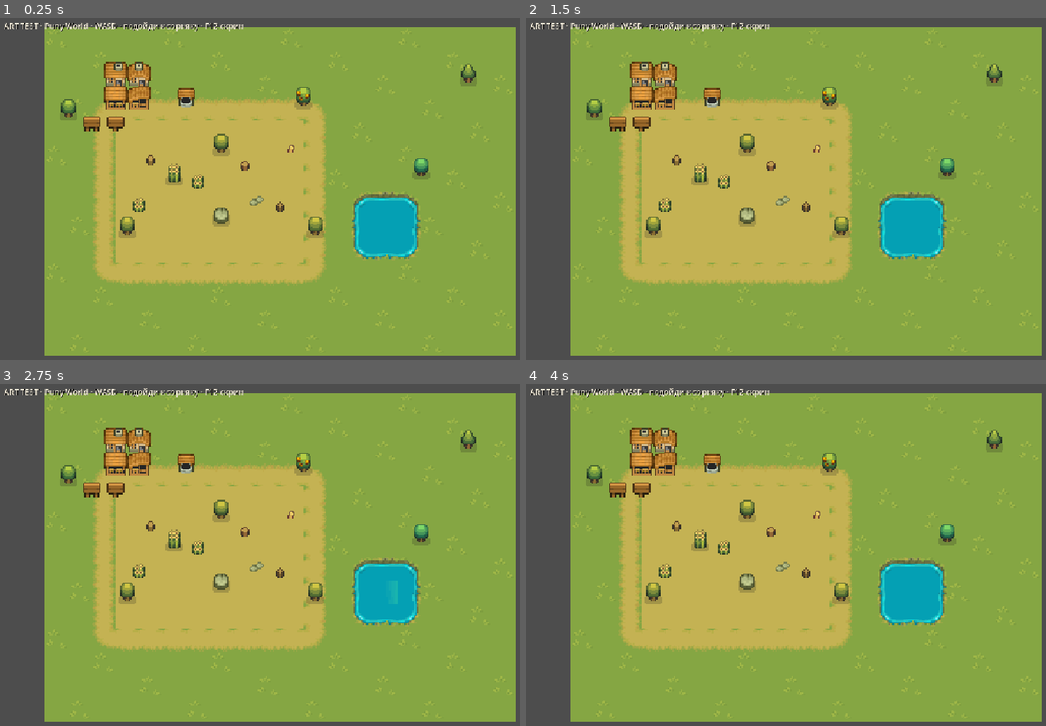
Above: before the commit, frames 1-4 (two rows, left to right).
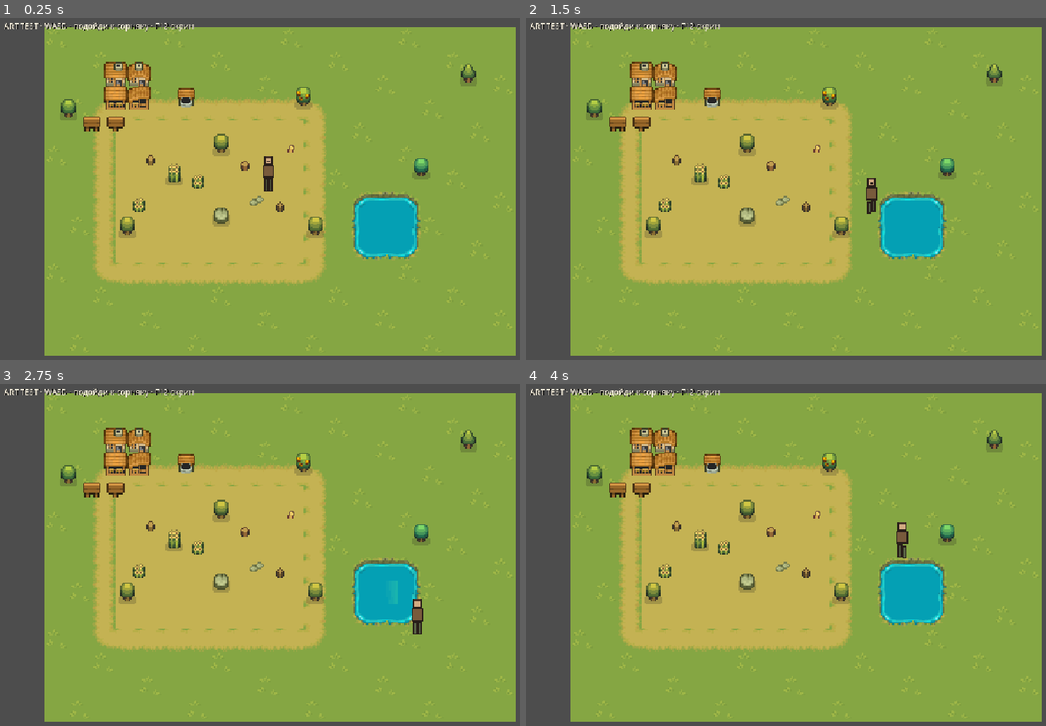
Above: after the commit, the same moments.

Repository: GarryDrezden/The-Land-That-Remembers
Game: Godot game, scene res://scenes/locations/outdoor/childhood_home/yard_art_test.tscn
Two runs of this game, one before a commit and one after it. Both use one fixed random seed, a clock stepped at 60 frames per second and the inputs below. This scene is started directly instead of the project's main scene.
Inputs:
- Up to frame 1 (0.25 s): no input
- Up to frame 2 (1.5 s): tap Enter at 0.5 s; hold Right (ui_right) 0.53-1.28 s; tap E at 0.6, 1.35 s; hold Down (ui_down) from 1.28 s (still down)
- Up to frame 3 (2.75 s): release Down (ui_down) at 2.03 s; hold Right (ui_right) from 2.03 s (still down); tap E at 2.1 s
- Up to frame 4 (4 s): release Right (ui_right) at 2.78 s; hold Up (ui_up) 2.78-3.53 s; tap E at 2.85, 3.6 s; hold Left (ui_left) from 3.53 s (still down)

The runs differ from the first frame. In frame 1, 0.7% of the frame differs, in the area x 8-53%, y 1-51%; in frame 2, 0.7%; in frame 3, 0.7%; in frame 4, 0.7%, in the area x 8-74%, y 1-51%.

Commit message:
fix: use AnimatedSprite2D for yard art test player body
Replace the spriteless probe with Player/Body as AnimatedSprite2D and a walk loop so the art test no longer risks ColorRect typed as AnimatedSprite2D.

Co-authored-by: Cursor <cursoragent@cursor.com>

Diff:
--- a/scripts/debug/yard_art_test.gd
+++ b/scripts/debug/yard_art_test.gd
@@ -1,23 +1,27 @@
 extends Node2D
 ## Isolated Puny World outdoor art test.
 ## Not wired into GameFlow. Open this scene and press F6.
-## Character sprites are intentionally absent (not in Overworld pack).
+## Player visual is AnimatedSprite2D (never ColorRect). Walker sheet is art-test-only scale probe.
 
 const MANIFEST_PATH := "res://assets/art/outdoor/puny_world/manifest.json"
+const WALKER_SHEET := "res://assets/art/outdoor/puny_world/props/art_test_walker.png"
 const SCALE := 3.0
-const PROMPT_HIDE_DEBUG := true
-
-var _probe: CharacterBody2D
+const TILE := 16
+const MAP_W_PX := 320
+const MAP_H_PX := 224
+
+var _player: CharacterBody2D
+var _anim: AnimatedSprite2D
 var _prompt: Label
 var _clearable: Node2D
 var _cleared := false
 var _shot_done := false
+var _facing: String = "down"
 
 
 func _ready() -> void:
 	texture_filter = CanvasItem.TEXTURE_FILTER_NEAREST
 	get_viewport().canvas_item_default_texture_filter = Viewport.DEFAULT_CANVAS_ITEM_TEXTURE_FILTER_NEAREST
-	# One-screen fragment: 20×14 tiles ×16 × integer zoom 3
 	DisplayServer.window_set_size(Vector2i(960, 672))
 
 	var manifest := _load_manifest()
@@ -26,7 +30,7 @@
 		return
 
 	_build_world(manifest)
-	_build_probe()
+	_build_player()
 	_build_ui()
 	_build_water_shimmer(manifest)
 
@@ -49,8 +53,7 @@
 
 
 func _tex(path: String) -> Texture2D:
-	var t: Texture2D = load(path)
-	return t
+	return load(path) as Texture2D
 
 
 func _build_world(manifest: Dictionary) -> void:
@@ -100,38 +103,85 @@
 			spr.add_child(area)
 
 
-func _build_probe() -> void:
-	# Movement probe WITHOUT a character sprite (pack has none).
-	_probe = CharacterBody2D.new()
-	_probe.name = "ProbeNoSprite"
-	_probe.position = Vector2(152, 108)
+func _build_player() -> void:
+	## CharacterBody2D
+	## └── Body: AnimatedSprite2D  ← must stay this type (not ColorRect)
+	## └── CollisionShape2D
+	## └── Camera2D
+	_player = CharacterBody2D.new()
+	_player.name = "Player"
+	_player.position = Vector2(152, 108)
+	_player.z_index = 10
+	_player.y_sort_enabled = true
+	_player.collision_layer = 1
+	_player.collision_mask = 1
+
+	_anim = AnimatedSprite2D.new()
+	_anim.name = "Body"
+	_anim.centered = true
+	_anim.texture_filter = CanvasItem.TEXTURE_FILTER_NEAREST
+	_anim.sprite_frames = _build_walker_frames()
+	_anim.position = Vector2(0, -8)
+	_anim.play("idle_down")
+	_player.add_child(_anim)
+
+	# Sanity: never allow Body to be replaced by a Control/ColorRect
+	assert(_anim is AnimatedSprite2D)
+	assert(_player.get_node("Body") is AnimatedSprite2D)
+
 	var cs := CollisionShape2D.new()
 	var shape := RectangleShape2D.new()
-	shape.size = Vector2(10, 14) # ~1×2 tile footprint at 16px
+	shape.size = Vector2(10, 8)
 	cs.shape = shape
-	cs.position = Vector2(5, 7)
-	_probe.add_child(cs)
+	cs.position = Vector2(0, 4)
+	_player.add_child(cs)
 
 	var cam := Camera2D.new()
 	cam.enabled = true
-	cam.zoom = Vector2(SCALE, SCALE) # integer only
+	cam.zoom = Vector2(SCALE, SCALE)
 	cam.position_smoothing_enabled = false
 	cam.limit_left = 0
 	cam.limit_top = 0
-	cam.limit_right = 320
-	cam.limit_bottom = 224
-	_probe.add_child(cam)
-
-	# Tiny focus diamond from pack palette (not a character) — only if debug
-	if not PROMPT_HIDE_DEBUG:
-		var hint := Polygon2D.new()
-		hint.polygon = PackedVector2Array([
-			Vector2(5, 0), Vector2(10, 7), Vector2(5, 14), Vector2(0, 7)
-		])
-		hint.color = Color(0.95, 0.85, 0.4, 0.55)
-		_probe.add_child(hint)
-
-	add_child(_probe)
+	cam.limit_right = MAP_W_PX
+	cam.limit_bottom = MAP_H_PX
+	_player.add_child(cam)
+
+	add_child(_player)
+
+
+func _build_walker_frames() -> SpriteFrames:
+	var sheet := _tex(WALKER_SHEET)
+	var frames := SpriteFrames.new()
+	if sheet == null:
+		push_error("yard_art_test: missing walker sheet %s" % WALKER_SHEET)
+		return frames
+
+	const CELL_W := 16
+	const CELL_H := 32
+	var dirs := ["down", "left", "right", "up"]
+	for ri in range(dirs.size()):
+		var facing: String = dirs[ri]
+		var idle_name := "idle_%s" % facing
+		var walk_name := "walk_%s" % facing
+		if frames.has_animation(idle_name):
+			frames.remove_animation(idle_name)
+		if frames.has_animation(walk_name):
+			frames.remove_animation(walk_name)
+		frames.add_animation(idle_name)
+		frames.add_animation(walk_name)
+		frames.set_animation_speed(idle_name, 1.0)
+		frames.set_animation_speed(walk_name, 6.0)
+		frames.set_animation_loop(idle_name, true)
+		frames.set_animation_loop(walk_name, true)
+		for fi in range(4):
+			var at := AtlasTexture.new()
+			at.atlas = sheet
+			at.region = Rect2(fi * CELL_W, ri * CELL_H, CELL_W, CELL_H)
+			at.filter_clip = true
+			if fi == 0:
+				frames.add_frame(idle_name, at)
+			frames.add_frame(walk_name, at)
+	return frames
 
 
 func _build_ui() -> void:
@@ -145,21 +195,23 @@
 	_prompt.add_theme_color_override("font_shadow_color", Color(0, 0, 0, 0.85))
 	_prompt.add_theme_constant_override("shadow_offset_x", 1)
 	_prompt.add_theme_constant_override("shadow_offset_y", 1)
-	_prompt.text = "ART TEST · Puny World · WASD · E расчистка · F12 скрин · нет спрайта героя в pack"
+	_prompt.text = "ART TEST · WASD · E расчистка · F12 скрин"
 	layer.add_child(_prompt)
 
 
 func _build_water_shimmer(manifest: Dictionary) -> void:
 	var props: Dictionary = manifest.get("props", {})
 	var meta: Dictionary = manifest.get("meta", {})
-	var pond: Array = meta.get("pond_origin", [13, 7])
-	if pond.size() < 2:
+	var pond: Variant = meta.get("pond_origin", [13, 7])
+	if typeof(pond) != TYPE_ARRAY or pond.size() < 2:
 		return
 	var frames: Array[Texture2D] = []
 	for key in ["water_0", "water_1", "water_2"]:
 		var rel := str(props.get(key, ""))
 		if rel != "" and ResourceLoader.exists("res://" + rel):
-			frames.append(_tex("res://" + rel))
+			var t := _tex("res://" + rel)
+			if t:
+				frames.append(t)
 	if frames.is_empty():
 		return
 	var anim := AnimatedSprite2D.new()
@@ -173,8 +225,7 @@
 	anim.sprite_frames = sf
 	anim.texture_filter = CanvasItem.TEXTURE_FILTER_NEAREST
 	anim.centered = false
-	# Center cell of 3×3 pond
-	anim.position = Vector2((float(pond[0]) + 1.0) * 16.0, (float(pond[1]) + 1.0) * 16.0)
+	anim.position = Vector2((float(pond[0]) + 1.0) * float(TILE), (float(pond[1]) + 1.0) * float(TILE))
 	anim.modulate = Color(1, 1, 1, 0.55)
 	anim.z_index = 1
 	anim.play("shimmer")
@@ -182,7 +233,7 @@
 
 
 func _physics_process(_delta: float) -> void:
-	if _probe == null:
+	if _player == null or _anim == null:
 		return
 	var dir := Vector2.ZERO
 	if Input.is_key_pressed(KEY_A) or Input.is_key_pressed(KEY_LEFT):
@@ -194,28 +245,46 @@
 	if Input.is_key_pressed(KEY_S) or Input.is_key_pressed(KEY_DOWN):
 		dir.y += 1.0
 	dir = dir.limit_length(1.0)
-	_probe.velocity = dir * 70.0
-	_probe.move_and_slide()
+	_player.velocity = dir * 70.0
+	_player.move_and_slide()
+	_update_walk_anim(dir)
 	_update_prompt()
+
+
+func _update_walk_anim(dir: Vector2) -> void:
+	if _anim.sprite_frames == null:
+		return
+	if dir.length() < 0.15:
+		var idle := "idle_%s" % _facing
+		if _anim.animation != idle:
+			_anim.play(idle)
+		return
+	if absf(dir.x) > absf(dir.y):
+		_facing = "right" if dir.x > 0.0 else "left"
+	else:
+		_facing = "down" if dir.y > 0.0 else "up"
+	var walk := "walk_%s" % _facing
+	if _anim.animation != walk or not _anim.is_playing():
+		_anim.play(walk)
 
 
 func _update_prompt() -> void:
 	if _prompt == null:
 		return
 	if _cleared:
-		_prompt.text = "сорняк убран · VFX ok · walk-loop персонажа: N/A (нет спрайта в pack)"
+		_prompt.text = "сорняк убран · VFX ok · walk AnimatedSprite2D"
 		return
 	if _clearable and is_instance_valid(_clearable) and _near_clearable():
 		_prompt.text = "E — срезать сорняк"
 	else:
-		_prompt.text = "ART TEST · Puny World · WASD · подойди к сорняку · F12 скрин"
+		_prompt.text = "ART TEST · WASD · подойди к сорняку · F12 скрин"
 
 
 func _near_clearable() -> bool:
-	if _clearable == null or _probe == null:
+	if _clearable == null or _player == null:
 		return false
 	var cpos := _clearable.position + Vector2(8, 8)
-	return _probe.position.distance_to(cpos) < 22.0
+	return _player.position.distance_to(cpos) < 22.0
 
 
 func _unhandled_input(event: InputEvent) -> void:
@@ -239,7 +308,6 @@
 
 
 func _spawn_clear_vfx(at: Vector2) -> void:
-	# Simple dust from pack-adjacent earth tones (no external VFX sheet).
 	var parts := CPUParticles2D.new()
 	parts.position = at
 	parts.emitting = true
Binary file added: assets/art/outdoor/puny_world/props/art_test_walker.png
Not shown, added: assets/art/outdoor/puny_world/props/art_test_walker.png.import
Not shown, changed: docs/CHANGELOG_AI.md
